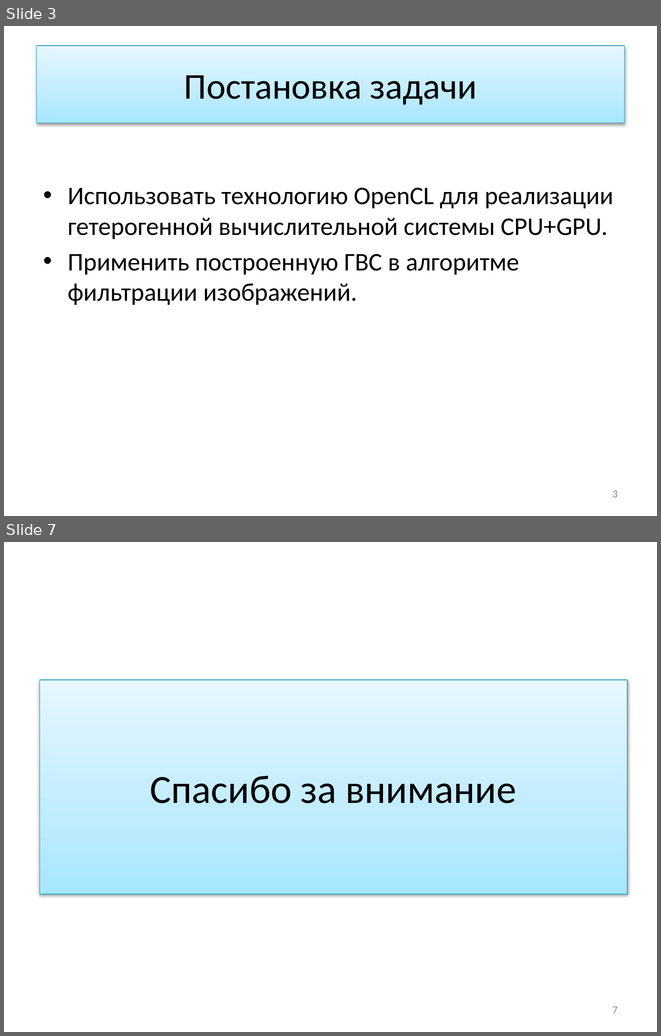
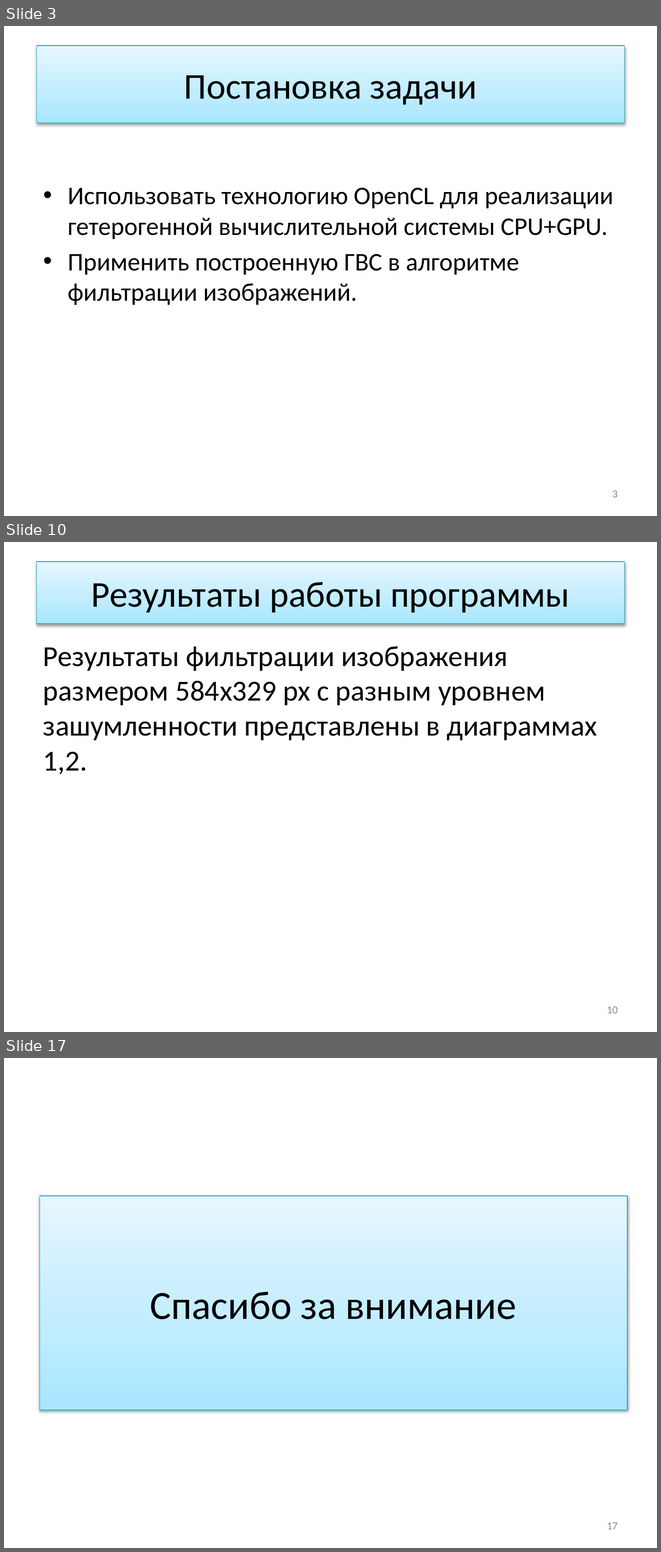
Before and after one commit to ustadenis/OpenCLImageFilter, a slide deck: Diplom/Презентация.pptx. Shown one above the other, each under a label of ours: slides 3 and 7 before the commit, slides 3, 10 and 17 after it; the slides between them are not shown. The pictures are 661x1036 and 661x1552 pixels, drawn with LibreOffice and Linux fonts; fonts in the diff are those of the drawing. Boxes give left, top, right and bottom in pixels: in the first picture for what was removed or moved away, otherwise in the second. Text is boxed around its words. In the diff, an @@ line names an element or a change of style, - is before the commit and + after.

```diff
--- a/Diplom/Презентация.pptx
+++ b/Diplom/Презентация.pptx
@@ slide 10 added at [4, 542, 657, 1032], background #FFFFFF @@
@@ title added at [37, 562, 624, 624], fill gradient #A7E6FF to #C1EDFF to #E7F8FF, outline #46AAC5 0.75 pt, 40 pt, text #000000 @@
+Результаты работы программы
@@ text added at [43, 646, 597, 774], 32 pt, text #000000 @@
+Результаты фильтрации изображения размером 584x329 px с разным уровнем зашумленности представлены в диаграммах 1,2.
@@ page number added at [607, 1006, 618, 1013], 12 pt, text #8C8C8C @@
+10
@@ what was slide 7 is now slide 17 @@
@@ page number at [607, 1522, 618, 1529]: text changed @@
-7
+17
```
Also in this commit, not shown: 3 slides changed, 9 other slides added.
